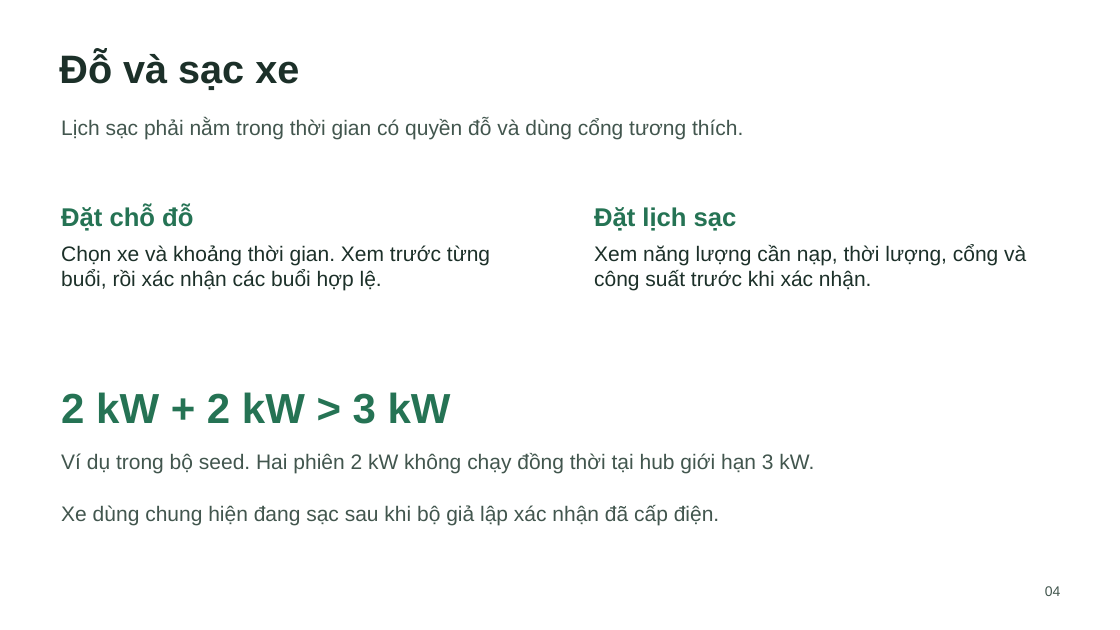
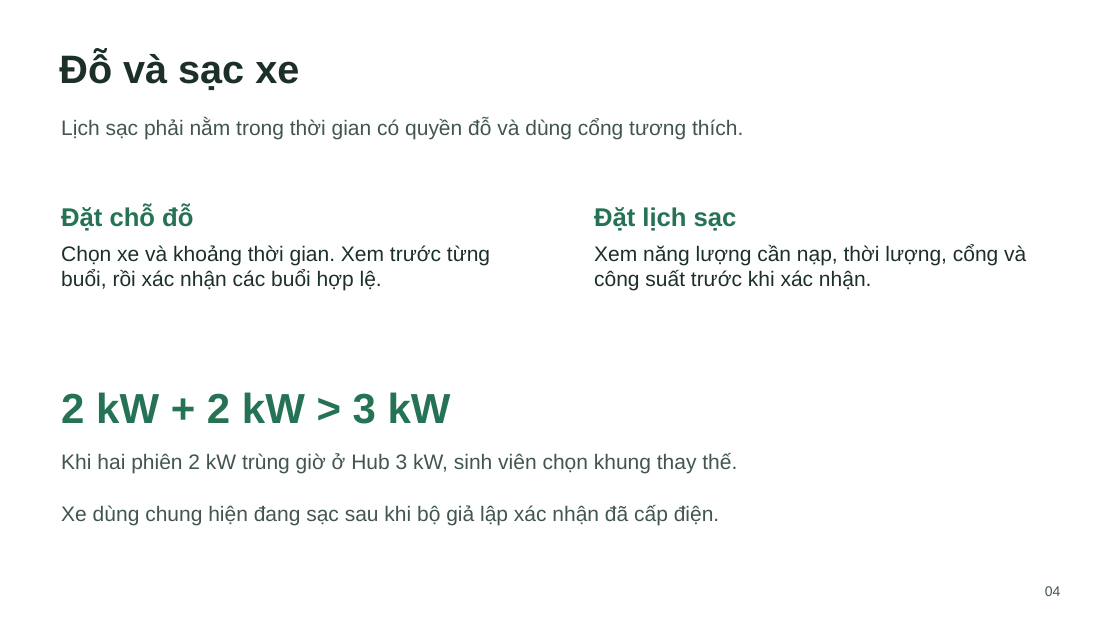
Before and after one commit to Tienledaithandong/BTL_CNPM, a slide deck: slide 4 of deliverables/Smart_E_Mobility_Hub_Demo.pptx. Drawn at 1120x630 pixels with LibreOffice and Linux fonts; fonts in the diff are those of the drawing. Boxes give left, top, right and bottom in pixels: in the first picture for what was removed or moved away, otherwise in the second. Text is boxed around its words. In the diff, an @@ line names an element or a change of style, - is before the commit and + after.

```diff
--- a/deliverables/Smart_E_Mobility_Hub_Demo.pptx
+++ b/deliverables/Smart_E_Mobility_Hub_Demo.pptx
@@ text at (61, 453, 737, 474): text changed @@
-Ví dụ trong bộ seed. Hai phiên 2 kW không chạy đồng thời tại hub giới hạn 3 kW.
+Khi hai phiên 2 kW trùng giờ ở Hub 3 kW, sinh viên chọn khung thay thế.
```
Also in this commit, not shown: 3 other slides changed, 27 other files.
